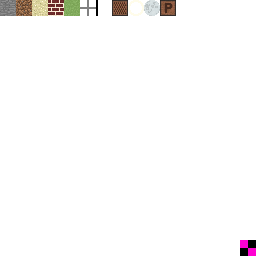
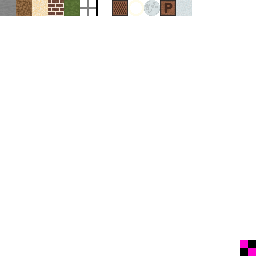
Layer changes from the first 256 x 256 image to the second:
painted on "textures.png" over [0, 0, 192, 16]
